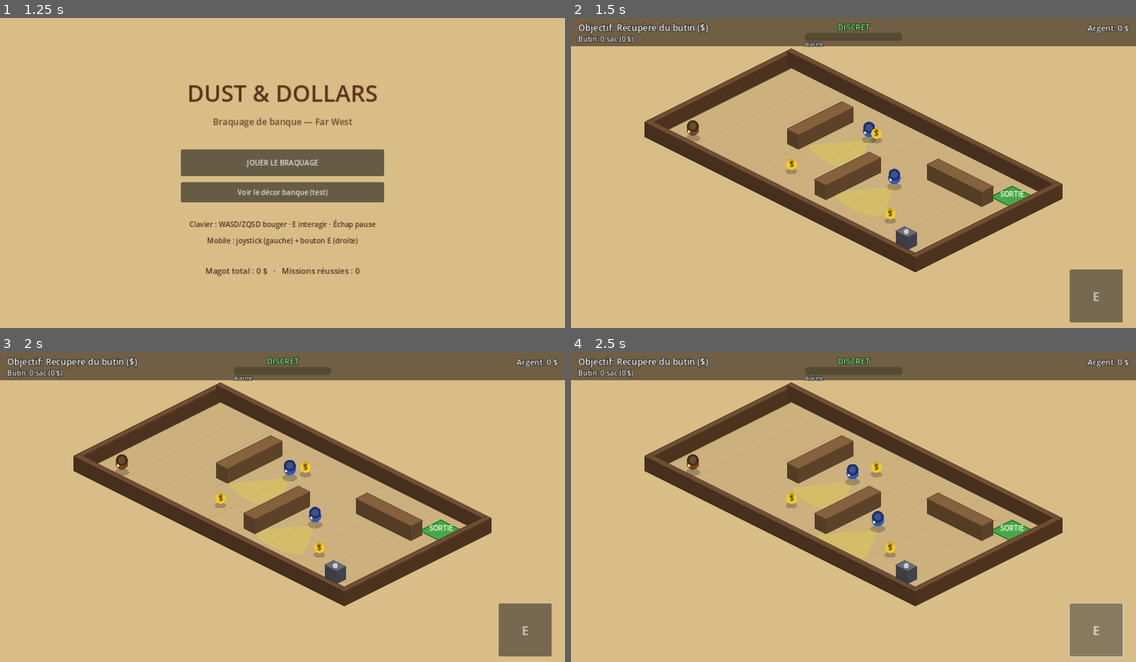
Above: before the commit, frames 1-4 (two rows, left to right).
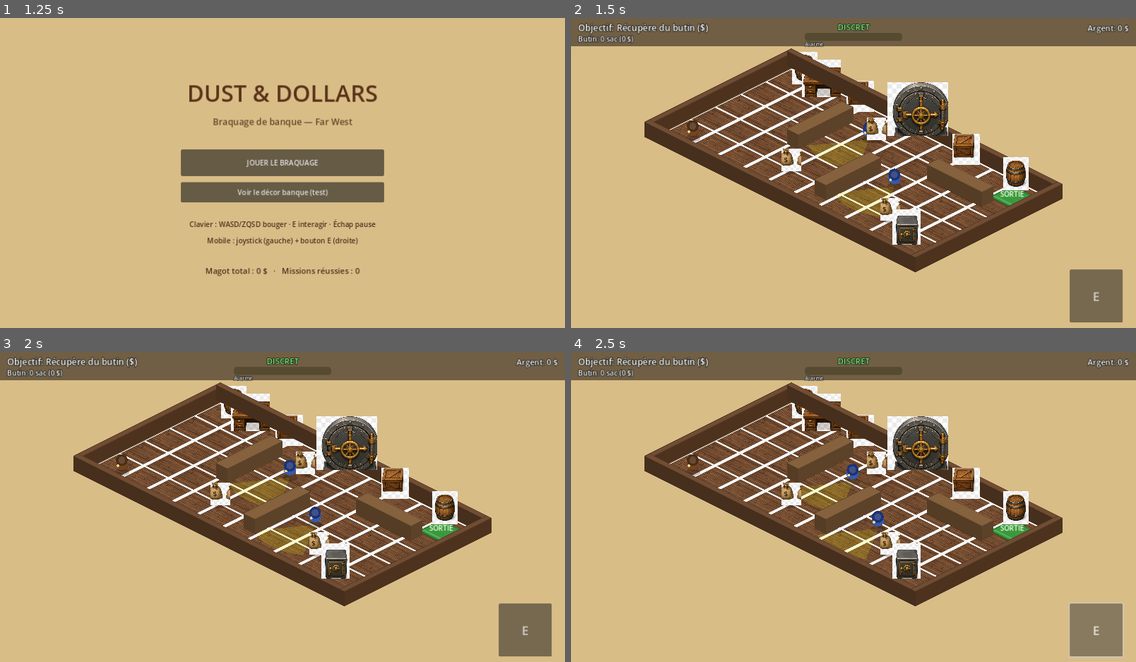
Above: after the commit, the same moments.

Repository: sebadiaz/Cowboys
Game: Godot game, scene res://scenes/Boot.tscn
The game is run twice, just before and just after one commit, with the same random seed, the same clock (stepped at 60 frames per second) and the same inputs.
Inputs (mouse positions are in pixels of both pictures, inside the frame that each line leads up to):
- Up to frame 1 (1.25 s): tap Enter at 0.5 s; move the mouse to (406, 160) at 0.52 s; hold D (move_right) from 0.53 s (still down); hold E (interact) from 0.53 s (still down); click (406, 160) at 0.67 s
- Up to frame 2 (1.5 s): release D (move_right) at 1.25 s; release E (interact) at 1.25 s; click "JOUER LE BRAQUAGE" at 1.25 s
- Up to frame 3 (2 s): no input
- Up to frame 4 (2.5 s): click "E" at 2 s

Frame 1 is identical in both runs. In frame 2, 16% of the frame differs, in the area x 17-83%, y 10-76%; in frame 3, 16%; in frame 4, 16%.

Commit message:
Mission: integrer les textures des planches dans le rendu iso du jeu
- iso_renderer: sol en dalles texturees (planches), coffre + sacs de butin
  dessines avec l'art (regions d'atlas via draw_texture_rect_region), props
  decoratifs adosses au mur (porte de coffre, barils, caisses)
- Gameplay inchange: physique cartesienne, gardes/cones/alarme/sortie intacts;
  joueur et gardes restent des formes (pas d'art de personnage dans les planches)
- Verifie: parse OK, rendu mission a l'ecran (textures visibles), export Web OK

Diff:
--- a/scripts/iso_renderer.gd
+++ b/scripts/iso_renderer.gd
@@ -1,9 +1,10 @@
 extends Node2D
 ## iso_renderer.gd
-## Rendu isométrique centralisé. Les entités (joueur, gardes, butin, coffre,
-## sortie) restent en physique cartésienne et sont rendues INVISIBLES ; ce noeud
-## lit leur position/état et dessine toute la scène en isométrique, avec tri de
-## profondeur (objets "debout" du plus lointain au plus proche).
+## Rendu isométrique centralisé de la mission. Les entités restent en physique
+## cartésienne (invisibles) ; ce noeud lit leur position/état et dessine la scène
+## en isométrique, avec tri de profondeur. Le décor (sol, coffre, butin, props)
+## utilise les TEXTURES des planches d'assets ; les personnages et les cônes de
+## vision restent dessinés en formes (pas d'art de personnage dans les planches).
 
 var floor_rect: Rect2
 var walls: Array[Dictionary] = []     # { "rect": Rect2, "outer": bool }
@@ -13,19 +14,41 @@
 var safe: Node = null
 var exit_zone: Node = null
 
-const FLOOR_COL := Color(0.80, 0.69, 0.49)
-const FLOOR_EDGE := Color(0.6, 0.5, 0.34)
+# Planches d'assets.
+const SHEET_BUILD := preload("res://assets/source_sheets/bank_props_sheet.png")     # sol, murs
+const SHEET_OBJ := preload("res://assets/source_sheets/bank_interior_sheet.png")    # objets
+const TEX := 1254.0
+
+# Régions (cf. assets/ASSET_INTEGRATION.md).
+const R_FLOOR := Rect2(25, 25, 300, 280)
+const R_SAFE := Rect2(425, 50, 235, 295)
+const R_LOOT := Rect2(845, 855, 175, 205)
+const R_VAULT := Rect2(50, 40, 340, 300)
+const R_BARREL := Rect2(60, 635, 160, 210)
+const R_CRATE := Rect2(60, 855, 180, 200)
+const R_DESK := Rect2(685, 60, 290, 275)
+
 const WALL_TOP := Color(0.52, 0.38, 0.24)
 const WALL_SIDE := Color(0.36, 0.26, 0.16)
 const OUTER_TOP := Color(0.44, 0.30, 0.20)
 const OUTER_SIDE := Color(0.30, 0.20, 0.12)
 
-
-## Appelé par mission_manager après le spawn des entités.
+# Décor purement visuel (sans collision), placé contre les murs.
+var _decor: Array[Dictionary] = []
+
+
 func setup() -> void:
-	# Centre le niveau dans la fenêtre.
 	var vp := get_viewport_rect().size
 	position = vp * 0.5 - Iso.project(floor_rect.get_center()) + Vector2(0, -20)
+	# Props décoratifs adossés au mur du fond (n'entravent pas le jeu).
+	_decor = [
+		{"tex": SHEET_OBJ, "region": R_VAULT, "pos": Vector2(590, 40), "h": 122.0},
+		{"tex": SHEET_OBJ, "region": R_BARREL, "pos": Vector2(120, 62), "h": 74.0},
+		{"tex": SHEET_OBJ, "region": R_BARREL, "pos": Vector2(1040, 62), "h": 74.0},
+		{"tex": SHEET_OBJ, "region": R_CRATE, "pos": Vector2(360, 60), "h": 70.0},
+		{"tex": SHEET_OBJ, "region": R_CRATE, "pos": Vector2(820, 60), "h": 70.0},
+		{"tex": SHEET_OBJ, "region": R_DESK, "pos": Vector2(210, 80), "h": 84.0},
+	]
 	queue_redraw()
 
 
@@ -38,7 +61,6 @@
 	if is_instance_valid(exit_zone):
 		_draw_exit()
 	_draw_cones()
-	# Ombres au sol (sous les objets debout).
 	if is_instance_valid(player):
 		_shadow(player.global_position, 14.0)
 	for g in guards:
@@ -53,6 +75,8 @@
 	for w in walls:
 		var c: Vector2 = w["rect"].get_center()
 		items.append({"d": Iso.depth(c), "kind": "wall", "data": w})
+	for d in _decor:
+		items.append({"d": Iso.depth(d["pos"]), "kind": "decor", "data": d})
 	if is_instance_valid(safe):
 		items.append({"d": Iso.depth(safe.global_position), "kind": "safe"})
 	for b in loot:
@@ -68,25 +92,46 @@
 	for it in items:
 		match it["kind"]:
 			"wall": _draw_wall(it["data"]["rect"], it["data"]["outer"])
+			"decor": _draw_decor(it["data"])
 			"safe": _draw_safe()
 			"loot": _draw_loot(it["node"])
 			"guard": _draw_guard(it["node"])
 			"player": _draw_player()
 
 
-# --- Sol & sortie ---
+# --- Sol texturé (dalles iso) ---
 
 func _draw_floor() -> void:
-	var poly := _rect_diamond(floor_rect)
-	draw_colored_polygon(poly, FLOOR_COL)
-	draw_polyline(_closed(poly), FLOOR_EDGE, 2.0)
-	# Quelques lattes de plancher (lignes iso) pour le relief.
-	var step := 120.0
-	var x := floor_rect.position.x
-	while x <= floor_rect.end.x:
-		draw_line(Iso.project(Vector2(x, floor_rect.position.y)),
-				Iso.project(Vector2(x, floor_rect.end.y)), FLOOR_EDGE * Color(1, 1, 1, 0.4), 1.0)
-		x += step
+	var cell := 110.0
+	var y := floor_rect.position.y
+	while y < floor_rect.end.y - 1.0:
+		var x := floor_rect.position.x
+		while x < floor_rect.end.x - 1.0:
+			var w: float = min(cell, floor_rect.end.x - x)
+			var h: float = min(cell, floor_rect.end.y - y)
+			_floor_tile(x, y, w, h)
+			x += cell
+		y += cell
+	# Léger contour du sol.
+	draw_polyline(_closed(_rect_diamond(floor_rect)), Color(0.5, 0.4, 0.28), 2.0)
+
+
+func _floor_tile(x: float, y: float, w: float, h: float) -> void:
+	var pts := PackedVector2Array([
+		Iso.project(Vector2(x, y)),
+		Iso.project(Vector2(x + w, y)),
+		Iso.project(Vector2(x + w, y + h)),
+		Iso.project(Vector2(x, y + h)),
+	])
+	var p := R_FLOOR.position
+	var s := R_FLOOR.size
+	var uvs := PackedVector2Array([
+		p / TEX,
+		Vector2(p.x + s.x, p.y) / TEX,
+		Vector2(p.x + s.x, p.y + s.y) / TEX,
+		Vector2(p.x, p.y + s.y) / TEX,
+	])
+	draw_colored_polygon(pts, Color.WHITE, uvs, SHEET_BUILD)
 
 
 func _draw_exit() -> void:
@@ -97,7 +142,7 @@
 	_text_centered("SORTIE", Iso.project(exit_zone.global_position), 16, Color(0.95, 1, 0.9))
 
 
-# --- Cônes de vision (décalque au sol) ---
+# --- Cônes de vision ---
 
 func _draw_cones() -> void:
 	for g in guards:
@@ -126,37 +171,39 @@
 		draw_colored_polygon(pts, fill)
 
 
-# --- Murs / coffre (boîtes iso) ---
+# --- Murs (boîtes iso) & décor texturé ---
 
 func _draw_wall(r: Rect2, outer: bool) -> void:
 	_draw_box(r, Iso.WALL_HEIGHT, OUTER_TOP if outer else WALL_TOP, OUTER_SIDE if outer else WALL_SIDE)
 
 
+func _draw_decor(d: Dictionary) -> void:
+	_billboard(d["tex"], d["region"], d["pos"], d["h"])
+
+
+# --- Coffre & butin texturés ---
+
 func _draw_safe() -> void:
-	var r := Rect2(safe.global_position - Vector2(26, 20), Vector2(52, 40))
-	var open: bool = safe._is_open
-	var top_col := Color(0.5, 0.44, 0.28) if open else Color(0.42, 0.42, 0.46)
-	var side_col := Color(0.34, 0.30, 0.18) if open else Color(0.26, 0.26, 0.30)
-	_draw_box(r, 30.0, top_col, side_col)
-	# Cadran sur le dessus.
-	var top_center := Iso.project(safe.global_position) + Vector2(0, -30.0)
-	draw_circle(top_center, 6.0, Color(0.75, 0.75, 0.2) if open else Color(0.8, 0.8, 0.85))
-
-	# Barre de progression / invite, au-dessus du coffre.
-	var head := Iso.project(safe.global_position) + Vector2(0, -56.0)
-	if open:
+	_billboard(SHEET_OBJ, R_SAFE, safe.global_position, 80.0)
+	# Barre de progression / état, au-dessus.
+	var head := Iso.project(safe.global_position) + Vector2(0, -86.0)
+	if safe._is_open:
 		_text_centered("OUVERT", head, 14, Color(0.95, 0.9, 0.4))
 	else:
 		var prog: float = safe._progress
 		if safe._player_in_range or prog > 0.0:
-			var w := 56.0
+			var w := 60.0
 			draw_rect(Rect2(head + Vector2(-w * 0.5, -4), Vector2(w, 8)), Color(0, 0, 0, 0.65))
 			draw_rect(Rect2(head + Vector2(-w * 0.5, -4), Vector2(w * prog, 8)), Color(0.95, 0.8, 0.2))
 			if prog <= 0.01:
 				_text_centered("Maintiens E", head + Vector2(0, -10), 13, Color(1, 1, 1))
 
 
-# --- Acteurs debout ---
+func _draw_loot(node: Node) -> void:
+	_billboard(SHEET_OBJ, R_LOOT, node.global_position, 52.0)
+
+
+# --- Acteurs (formes) ---
 
 func _draw_player() -> void:
 	_draw_actor(player.global_position, 14.0, Color(0.45, 0.27, 0.13),
@@ -168,54 +215,43 @@
 	_draw_actor(g.global_position, 14.0, body, Color(0.12, 0.20, 0.45), g.get_facing())
 
 
-func _draw_loot(node: Node) -> void:
-	var base := Iso.project(node.global_position)
-	var lift := Vector2(0, -16.0)
-	draw_circle(base + lift, 12.0, Color(0.95, 0.80, 0.15))
-	draw_circle(base + lift + Vector2(0, -7.0), 6.0, Color(0.80, 0.66, 0.10))
-	_text_centered("$", base + lift + Vector2(0, 5), 18, Color(0.25, 0.18, 0.0))
-
-
 func _draw_actor(world_pos: Vector2, radius: float, body_col: Color, hat_col: Color, facing: Vector2) -> void:
 	var base := Iso.project(world_pos)
 	var center := base + Vector2(0, -radius * Iso.ACTOR_LIFT)
-	# Direction de regard projetée à l'écran (pour incliner le chapeau).
 	var face_screen := (Iso.project(world_pos + facing) - base)
 	if face_screen.length() > 0.001:
 		face_screen = face_screen.normalized()
 	draw_circle(center, radius, body_col)
 	draw_circle(center + Vector2(0, -radius * 0.55), radius * 0.95, hat_col)
 	draw_circle(center + Vector2(0, -radius * 0.55), radius * 0.55, hat_col.lightened(0.15))
-	# Repère d'orientation.
 	draw_circle(center + face_screen * (radius * 0.7), 3.0, Color(0.95, 0.85, 0.55))
 
 
-# --- Primitives iso ---
+# --- Primitives ---
+
+## Dessine une texture (région d'atlas) comme un panneau debout posé au sol.
+func _billboard(tex: Texture2D, region: Rect2, world_pos: Vector2, target_h: float) -> void:
+	var p := Iso.project(world_pos)
+	var aspect := region.size.x / region.size.y
+	var h := target_h
+	var w := h * aspect
+	var dest := Rect2(p.x - w * 0.5, p.y - h, w, h)
+	draw_texture_rect_region(tex, dest, region)
+
 
 func _draw_box(r: Rect2, h: float, top_col: Color, side_col: Color) -> void:
-	var c0 := r.position
-	var c1 := Vector2(r.end.x, r.position.y)
-	var c2 := r.end
-	var c3 := Vector2(r.position.x, r.end.y)
-	var b0 := Iso.project(c0)
-	var b1 := Iso.project(c1)
-	var b2 := Iso.project(c2)
-	var b3 := Iso.project(c3)
+	var b0 := Iso.project(r.position)
+	var b1 := Iso.project(Vector2(r.end.x, r.position.y))
+	var b2 := Iso.project(r.end)
+	var b3 := Iso.project(Vector2(r.position.x, r.end.y))
 	var lift := Vector2(0, -h)
-	var t0 := b0 + lift
-	var t1 := b1 + lift
-	var t2 := b2 + lift
-	var t3 := b3 + lift
-	# Faces avant (les deux arêtes qui se rejoignent au coin le plus proche c2).
-	draw_colored_polygon(PackedVector2Array([b1, b2, t2, t1]), side_col)
-	draw_colored_polygon(PackedVector2Array([b2, b3, t3, t2]), side_col.darkened(0.08))
-	# Dessus.
-	draw_colored_polygon(PackedVector2Array([t0, t1, t2, t3]), top_col)
-	draw_polyline(PackedVector2Array([t0, t1, t2, t3, t0]), top_col.darkened(0.25), 1.0)
+	draw_colored_polygon(PackedVector2Array([b1, b2, b2 + lift, b1 + lift]), side_col)
+	draw_colored_polygon(PackedVector2Array([b2, b3, b3 + lift, b2 + lift]), side_col.darkened(0.08))
+	draw_colored_polygon(PackedVector2Array([b0 + lift, b1 + lift, b2 + lift, b3 + lift]), top_col)
+	draw_polyline(PackedVector2Array([b0 + lift, b1 + lift, b2 + lift, b3 + lift, b0 + lift]), top_col.darkened(0.25), 1.0)
 
 
 func _shadow(world_pos: Vector2, radius: float) -> void:
-	# Ellipse iso au sol.
 	var c := Iso.project(world_pos)
 	var pts := PackedVector2Array()
 	for i in range(16):
